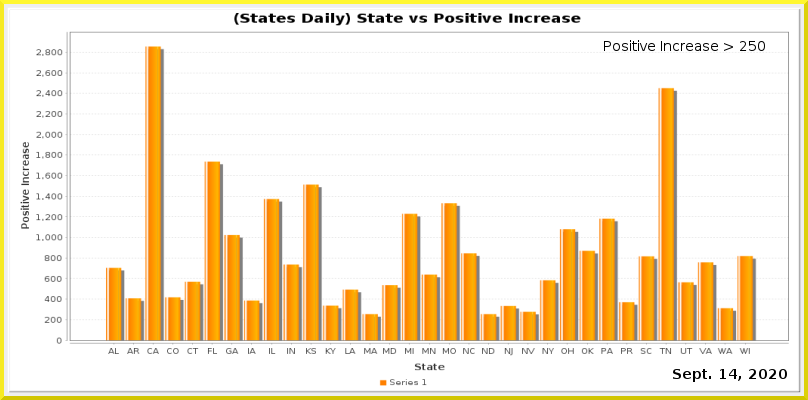
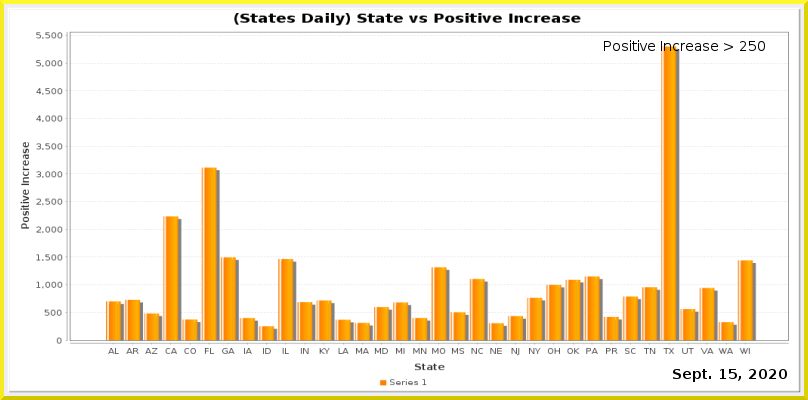
The second 808px x 400px image is a revision of the first. Changes to its layers:
painted on "Current Date" over 729, 369, 737, 379
painted on "Date_vs_TestIncrease.png" over 36, 32, 789, 356
